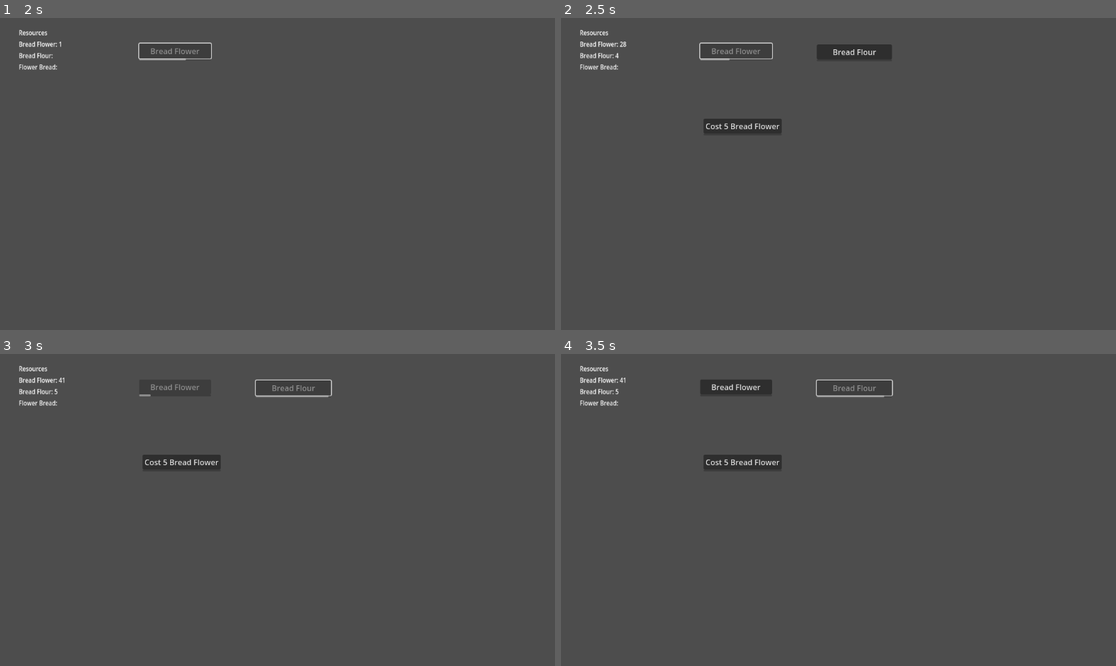
Above: before the commit, frames 1-4 (two rows, left to right).
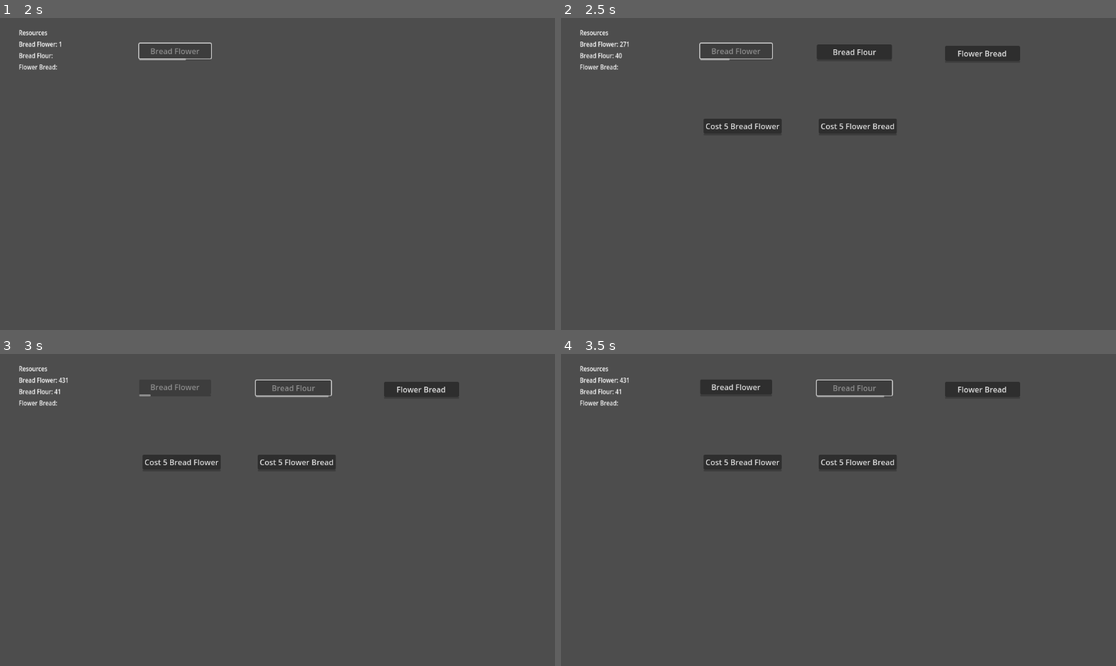
Above: after the commit, the same moments.

Repository: Quackstir/GlobalGameJam2024
Game: Godot game, scene res://main_menu.tscn
Same seed, same stepped clock (60 frames per second), same inputs: the game is played once before the commit and once after it.
Inputs:
- Up to frame 1 (2 s): click "PLAY" at 0.5 s; click "Bread Flower" at 1.25 s
- Up to frame 2 (2.5 s): hold 1 from 2.03 s (still down); tap 2 at 2.3 s
- Up to frame 3 (3 s): release 1 at 2.75 s; click "Bread Flour" at 2.75 s
- Up to frame 4 (3.5 s): no input

Frame 1 is identical in both runs. In frame 2, 1.2% of the frame differs, in the area x 10-83%, y 7-37%; in frame 3, 1.2%, in the area x 9-83%, y 7-37%; in frame 4, 1.2%.

Commit message:
Tried to fix issue but didn't work but added some assets

Diff:
--- a/GGJ 2024 Game/GameManager.gd
+++ b/GGJ 2024 Game/GameManager.gd
@@ -11,6 +11,12 @@
 var BreadFlour: int = 0:
 	set(new_value):
 		bread_flour_text.text = "Bread Flour: " + str(new_value)
+
+
+		#if new_value > BreadFlour:
+			#var valueChange = new_value - BreadFlour
+			#BreadFlower -= FlowerToBreadFlour * valueChange
+
 		BreadFlour = new_value
 	get:
 		return BreadFlour
@@ -19,12 +25,19 @@
 var FlowerBread: int = 0:
 	set(new_value):
 		flower_bread_text.text = "Flower Bread: " + str(new_value)
+
+		#if new_value > FlowerBread:
+			#var valueChange = new_value - FlowerBread
+			#BreadFlour -= FlourToFlowerBread * FlowerBread
+		cpu_particles_2d.emitting = new_value > 0
+
 		FlowerBread = new_value
 	get:
 		return FlowerBread
 @export var FlourToFlowerBread: int = 7
 
 @onready var animation_player = $CanvasLayer/AnimationPlayer
+@onready var cpu_particles_2d = $CanvasLayer/CPUParticles2D
 
 #Text
 #region Text
@@ -77,14 +90,14 @@
 	flower_bread_progress.value = flower_bread_timer.time_left
 
 	if BreadFlower >= FlowerToBreadFlour: bread_flour_container.visible = true
-	if FlowerBread >= FlourToFlowerBread: flower_bread_container.visible = true
+	if BreadFlour >= FlourToFlowerBread: flower_bread_container.visible = true
 
 	if FlowerBread > 1000:
 		animation_player.play("FadeGameOver")
 
-	if Input.is_key_pressed(KEY_1): BreadFlower += 1
-	if Input.is_key_pressed(KEY_2): BreadFlour += 1
-	if Input.is_key_pressed(KEY_3): FlowerBread += 1
+	if Input.is_key_pressed(KEY_1): BreadFlower += 10
+	if Input.is_key_pressed(KEY_2): BreadFlour += 10
+	if Input.is_key_pressed(KEY_3): FlowerBread += 10
 
 func _on_bread_flower_button_button_down():
 	bread_flower_button.disabled = true
@@ -97,14 +110,12 @@
 	bread_flour_button.disabled = true
 	bread_flour_timer.start()
 
-	BreadFlower -= FlowerToBreadFlour
 	BreadFlour += 1
 
 func _on_flower_bread_button_button_down():
 	if (BreadFlour < FlourToFlowerBread): return
 	flower_bread_button.disabled = true
 	flower_bread_timer.start()
-	BreadFlour -= FlourToFlowerBread
 	FlowerBread += 1
 
 
--- a/GGJ 2024 Game/Objects/resource_generator.tscn
+++ b/GGJ 2024 Game/Objects/resource_generator.tscn
@@ -1,7 +1,9 @@
-[gd_scene load_steps=3 format=3 uid="uid://bvphef6wp11th"]
+[gd_scene load_steps=4 format=3 uid="uid://bvphef6wp11th"]
 
 [ext_resource type="Script" path="res://Resource Generator.gd" id="1_r1blx"]
 [ext_resource type="PackedScene" uid="uid://dg3uwahkagg3o" path="res://Objects/ResourceLabel.tscn" id="2_a6ryy"]
+
+[sub_resource type="AudioStreamWAV" id="AudioStreamWAV_yu7n4"]
 
 [node name="Resource Generator" type="VBoxContainer"]
 visible = false
@@ -28,5 +30,8 @@
 
 [node name="Node2D" type="Node2D" parent="."]
 
+[node name="AudioStreamPlayer2D" type="AudioStreamPlayer2D" parent="."]
+stream = SubResource("AudioStreamWAV_yu7n4")
+
 [connection signal="timeout" from="Time to Add" to="." method="_on_time_to_add_timeout"]
 [connection signal="button_down" from="Generator Button" to="." method="_on_generator_button_button_down"]
--- a/GGJ 2024 Game/Resource Generator.gd
+++ b/GGJ 2024 Game/Resource Generator.gd
@@ -5,6 +5,8 @@
 @export var resourceGeneratedLabel:PackedScene
 @onready var node_2d = $Node2D
 @export var TimeToGenerate: float
+@export var SFX: AudioStreamWAV
+@onready var audio_stream_player_2d = $AudioStreamPlayer2D
 
 @export_category("Appear at Amount")
 @export var Appear_BreadFlower: int
@@ -39,6 +41,7 @@
 func _ready():
 	generator_button.text = Text_BeforePurchase
 	time_to_add.wait_time = TimeToGenerate
+	audio_stream_player_2d.stream = SFX
 
 func _process(delta):
 	generator_progress_bar.value = time_to_add.time_left
@@ -68,24 +71,27 @@
 	var breadFlourDelta = Generates_BreadFlour
 	var flowerBreadDelta = Generates_FlowerBread
 
+	#breadFlowerDelta -= gameManager.FlowerToBreadFlour * generatorAmount * Generates_BreadFlour
+	#breadFlourDelta  -= gameManager.FlourToFlowerBread * generatorAmount * Generates_FlowerBread
+
 	gameManager.BreadFlower += breadFlowerDelta
 	gameManager.BreadFlour += breadFlourDelta
 	gameManager.FlowerBread += flowerBreadDelta
-
-	#gameManager.BreadFlower -= gameManager.FlowerToBreadFlour * generatorAmount
-	#gameManager.BreadFlour -= gameManager.FlourToFlowerBread * generatorAmount
-
-	#breadFlowerDelta -= gameManager.FlowerToBreadFlour * generatorAmount
-	#breadFlourDelta -= gameManager.FlourToFlowerBread * generatorAmount
 
 	var resourceLabel = resourceGeneratedLabel.instantiate()
 	get_tree().get_root().add_child(resourceLabel)
 	resourceLabel.position = node_2d.global_position
 
-	var format_string = "+ %s Bread Flower \n+ %s Bread Flour \n+ %s Flower Bread"
-	var actual_string = format_string % [str(Generates_BreadFlower), str(Generates_BreadFlour), str(Generates_FlowerBread)]
+	var format_string
+	var actual_string
 
+	#if gameManager.BreadFlower - breadFlowerDelta <= 0 or gameManager.BreadFlour - breadFlourDelta <= 0:
+		#actual_string = "Requires more Resources"
+
+	format_string = "+ %s Bread Flower \n+ %s Bread Flour \n+ %s Flower Bread"
+	actual_string = format_string % [str(Generates_BreadFlower), str(Generates_BreadFlour), str(Generates_FlowerBread)]
 	resourceLabel.text = actual_string
+	audio_stream_player_2d.play()
 
 func _update_costs():
 	gameManager.BreadFlower -= Cost_BreadFlower
--- a/GGJ 2024 Game/game.tscn
+++ b/GGJ 2024 Game/game.tscn
@@ -1,9 +1,10 @@
-[gd_scene load_steps=7 format=3 uid="uid://df38chwp1fbss"]
+[gd_scene load_steps=8 format=3 uid="uid://df38chwp1fbss"]
 
 [ext_resource type="PackedScene" uid="uid://dg3uwahkagg3o" path="res://Objects/ResourceLabel.tscn" id="1_jp3d8"]
 [ext_resource type="Script" path="res://GameManager.gd" id="1_m5lb2"]
 [ext_resource type="Texture2D" uid="uid://udo31xfugt4p" path="res://Art/Background.png" id="2_3nj2y"]
 [ext_resource type="PackedScene" uid="uid://bvphef6wp11th" path="res://Objects/resource_generator.tscn" id="2_un4l8"]
+[ext_resource type="AudioStream" uid="uid://deoeafx2nqa4f" path="res://Audio/SFX/BreadGame Generator Left v.2.wav" id="4_7of1r"]
 
 [sub_resource type="Animation" id="Animation_blfpj"]
 resource_name = "FadeGameOver"
@@ -61,6 +62,16 @@
 script = ExtResource("1_m5lb2")
 
 [node name="CanvasLayer" type="CanvasLayer" parent="."]
+
+[node name="CPUParticles2D" type="CPUParticles2D" parent="CanvasLayer"]
+position = Vector2(1789, -31)
+emitting = false
+amount = 100
+lifetime = 2.0
+emission_shape = 3
+emission_rect_extents = Vector2(1920, 1)
+scale_amount_min = 5.0
+scale_amount_max = 10.0
 
 [node name="AnimationPlayer" type="AnimationPlayer" parent="CanvasLayer"]
 root_node = NodePath("../..")
@@ -100,6 +111,7 @@
 offset_bottom = 271.0
 gameManager = NodePath("../../..")
 TimeToGenerate = 5.0
+SFX = ExtResource("4_7of1r")
 Appear_BreadFlour = 3
 Cost_BreadFlower = 5
 CostIncrease_BreadFlower = 10
@@ -115,6 +127,7 @@
 offset_bottom = 271.0
 gameManager = NodePath("../../..")
 TimeToGenerate = 7.0
+SFX = ExtResource("4_7of1r")
 Appear_BreadFlour = 7
 Cost_BreadFlour = 5
 CostIncrease_BreadFlour = 5
@@ -130,9 +143,8 @@
 offset_bottom = 272.0
 gameManager = NodePath("../../..")
 TimeToGenerate = 10.0
+SFX = ExtResource("4_7of1r")
 Appear_FlowerBread = 13
-Cost_BreadFlour = 5
-CostIncrease_BreadFlour = 5
 Cost_FlowerBread = 3
 CostIncrease_FlowerBread = 2
 InitialGenerates_FlowerBread = 5
Not shown, added: GGJ 2024 Game/Audio/SFX/BreadGame Generator Left v.2.wav.import
Not shown, added: GGJ 2024 Game/export_presets.cfg
Not shown, added: Builds/BreadySetGo.zip
Not shown, added: Builds/Global Gam Jam 2024 Game.console.exe
Not shown, added: Builds/Global Gam Jam 2024 Game.exe
Not shown, added: Builds/Global Gam Jam 2024 Game.pck
Not shown, added: GGJ 2024 Game/Audio/SFX/BreadGame Generator Left v.2.wav
